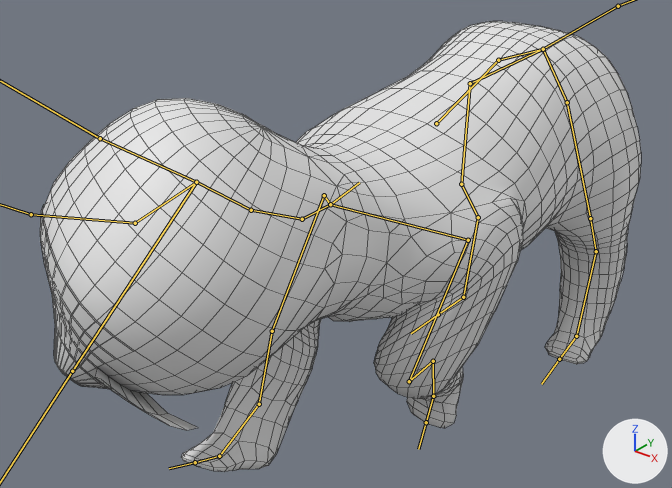
The FBX model Augotchi/Kevins stuff/Djur/BaseModel_Dig.fbx: old version first, new version second.
Camera for both pictures: a camera (50 mm lens) standing at (79.4, -129.4, 103.8) and looking at (-10.2, -17.3, 34.3). Lighting does not change. The marker at lower right points along +X, +Y and +Z. Both versions are drawn at frame 72 of the action 'Armature|ArmatureAction'; the numbers are the values there. The bones that bend it are drawn over the model as lines. Mesh edges are drawn as thin lines.

Objects in the first picture: 'Animal'.
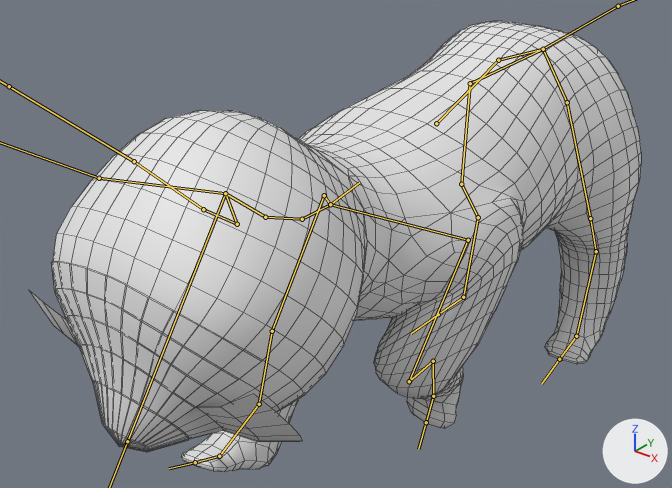
Diff of the bpy script that builds the scene:
```diff
--- a/Augotchi/Kevins stuff/Djur/BaseModel_Dig.fbx.py
+++ b/Augotchi/Kevins stuff/Djur/BaseModel_Dig.fbx.py
@@ bone_middleneck @@
 bone_middleneck = bpy.data.objects['Armature'].pose.bones['MiddleNeck']  # child of 'LowerNeck'
-bone_middleneck.rotation_quaternion = (0.945, -0.003, -0.11, -0.308)  # degrees (4, -12, -37)
+bone_middleneck.rotation_quaternion = (0.996, 0.02, 0.038, -0.083)  # degrees (2, 5, -10)
```

What differs and where, as boxes (x1, y1, x2, y2) in the pictures (672 x 488 px):
'Animal', posed
    before: (40, 21, 641, 472)
    after: (28, 21, 641, 472)
bone 'MiddleNeck', root to tip
    before: (302, 219) to (251, 210)
    after: (302, 219) to (265, 217)
